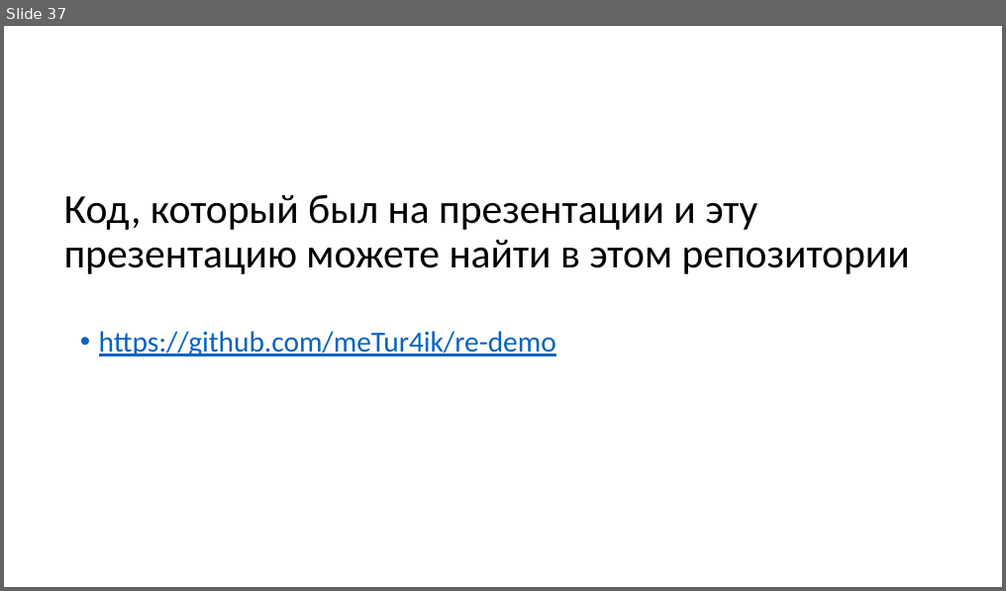
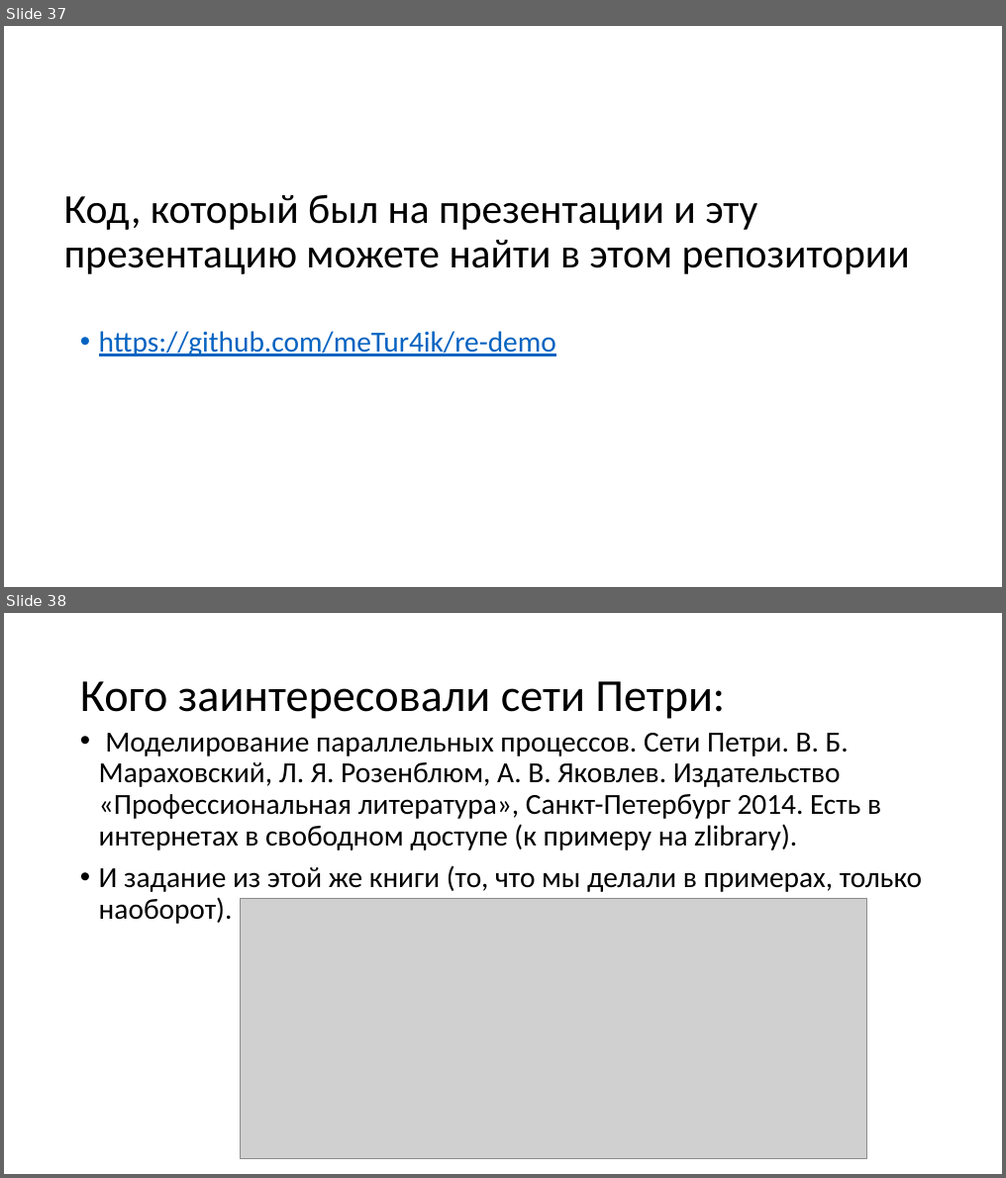
Before and after one commit to meTur4ik/re-demo, a slide deck: docs/re.pptx. Shown one above the other, each under a label of ours: slide 37 before the commit, slides 37 and 38 after it. The pictures are 1006x591 and 1006x1178 pixels, drawn with LibreOffice and Linux fonts; fonts in the diff are those of the drawing; grey boxes stand for pictures. Boxes give left, top, right and bottom in pixels: in the first picture for what was removed or moved away, otherwise in the second. Text is boxed around its words. In the diff, an @@ line names an element or a change of style, - is before the commit and + after.

```diff
--- a/docs/re.pptx
+++ b/docs/re.pptx
@@ slide 38 added at (4, 613, 1002, 1174), background #FFFFFF @@
@@ title added at (80, 681, 725, 719), 44 pt, text #000000 @@
+Кого заинтересовали сети Петри:
@@ text added at (99, 733, 922, 924), 28 pt, text #000000 @@
+• Моделирование параллельных процессов. Сети Петри. В. Б. Мараховский, Л. Я. Розенблюм, А. В. Яковлев. Издательство «Профессиональная литература», Санкт-Петербург 2014. Есть в интернетах в свободном доступе (к примеру на zlibrary).
+• И задание из этой же книги (то, что мы делали в примерах, только наоборот).
@@ picture added at (240, 898, 867, 1159) @@
```
Also in this commit, not shown: 16 slides changed, 3 other slides added, 1 slide removed.
